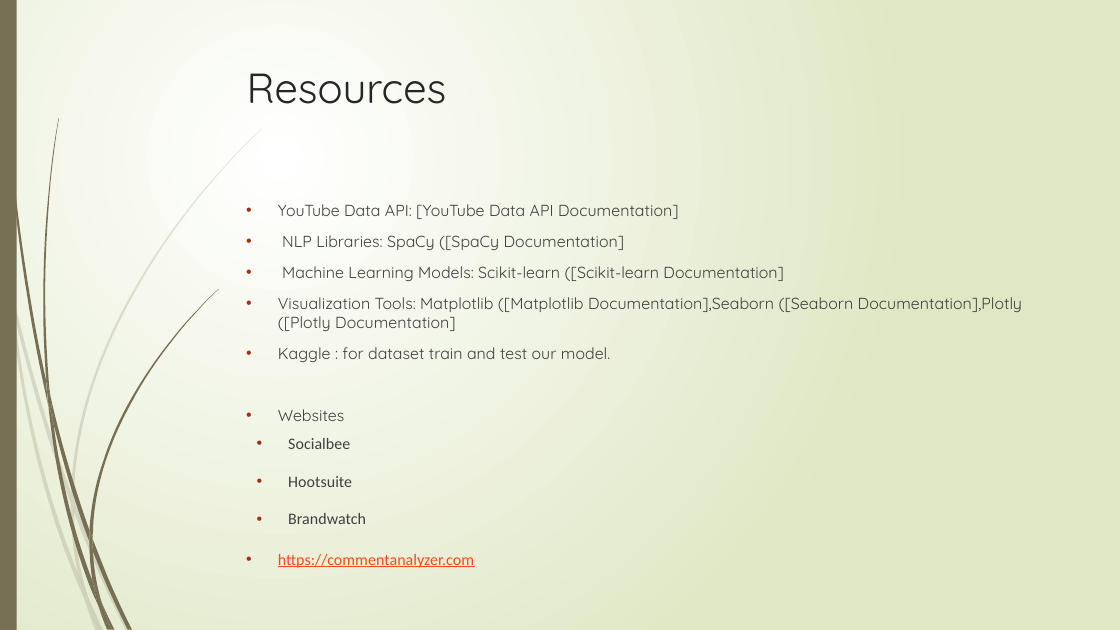
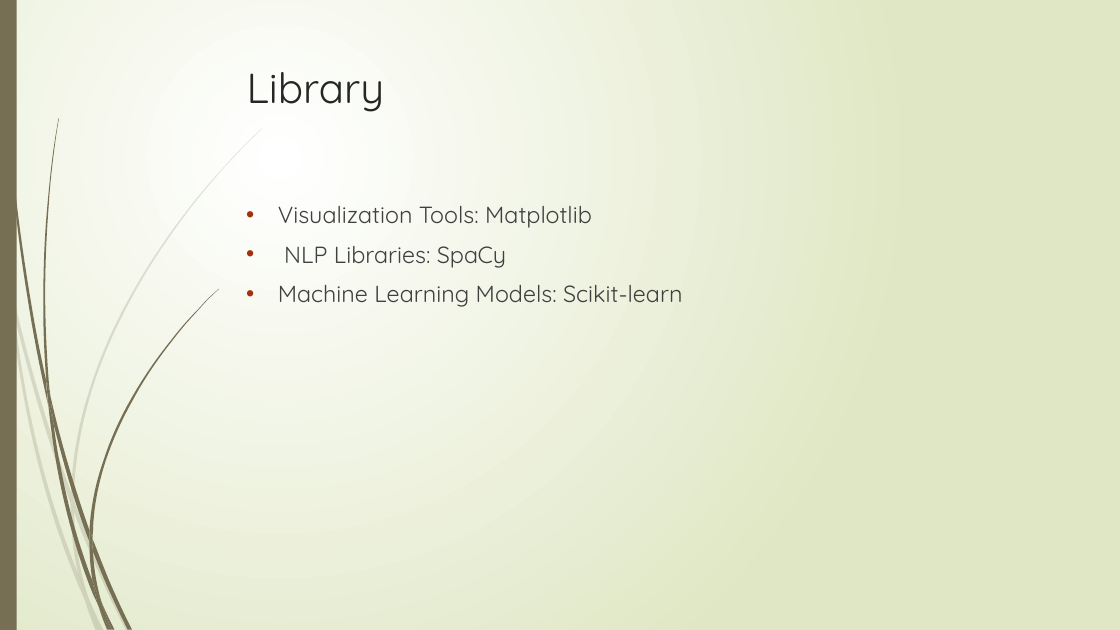
Before and after one commit to itsunilvithlani/2024_G7_Comment-Analyser, a slide deck: slide 5 of YouTube Comment Analyzer_presentation.pptx (slide 4 before the commit). Drawn at 1120x630 pixels with LibreOffice and Linux fonts; fonts in the diff are those of the drawing. Boxes give left, top, right and bottom in pixels: in the first picture for what was removed or moved away, otherwise in the second. Text is boxed around its words. In the diff, an @@ line names an element or a change of style, - is before the commit and + after.

```diff
--- a/YouTube Comment Analyzer_presentation.pptx
+++ b/YouTube Comment Analyzer_presentation.pptx
@@ title at [247, 72, 385, 112]: text changed @@
-Resources
+Library
@@ text at [278, 206, 682, 307]: text changed; size 13.8 to 20 pt @@
-• YouTube Data API: [YouTube Data API Documentation]
-• NLP Libraries: SpaCy ([SpaCy Documentation]
-• Machine Learning Models: Scikit-learn ([Scikit-learn Documentation]
-• Visualization Tools: Matplotlib ([Matplotlib Documentation],Seaborn ([Seaborn Documentation],Plotly ([Plotly Documentation]
-• Kaggle : for dataset train and test our model.
-• Websites
-• Socialbee
-• Hootsuite
-• Brandwatch
-• https://commentanalyzer.com
+• Visualization Tools: Matplotlib
+• NLP Libraries: SpaCy
+• Machine Learning Models: Scikit-learn
```
Also in this commit, not shown: 5 other slides changed, 9 slides added, 8 slides removed, 1 other file.
